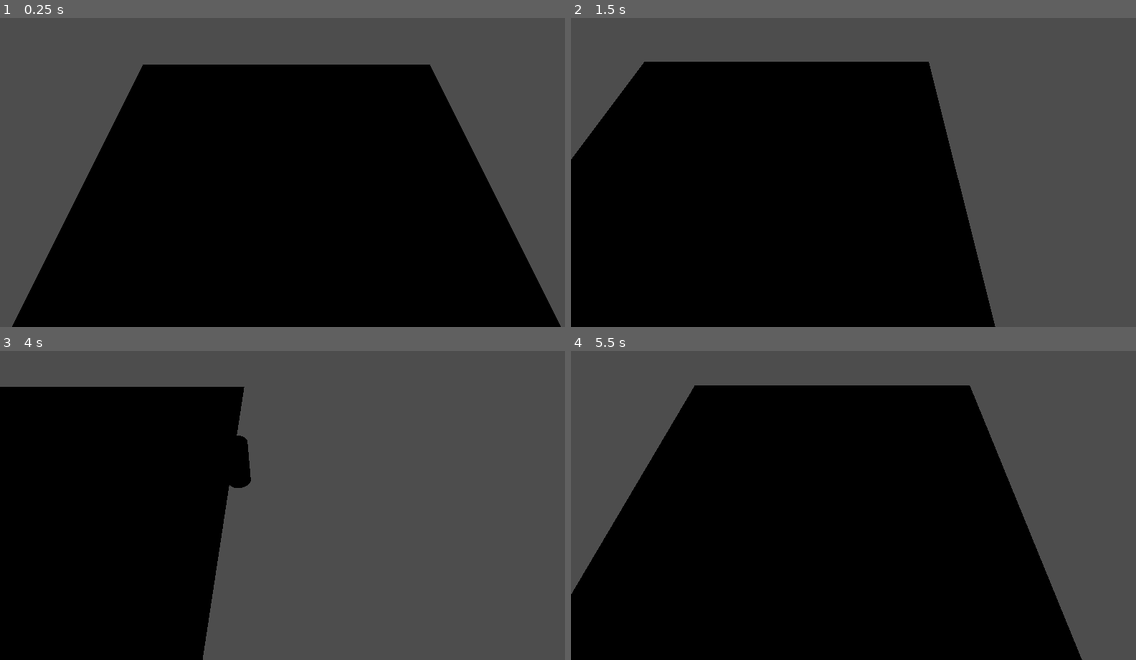
Above: before the commit, frames 1-4 (two rows, left to right).
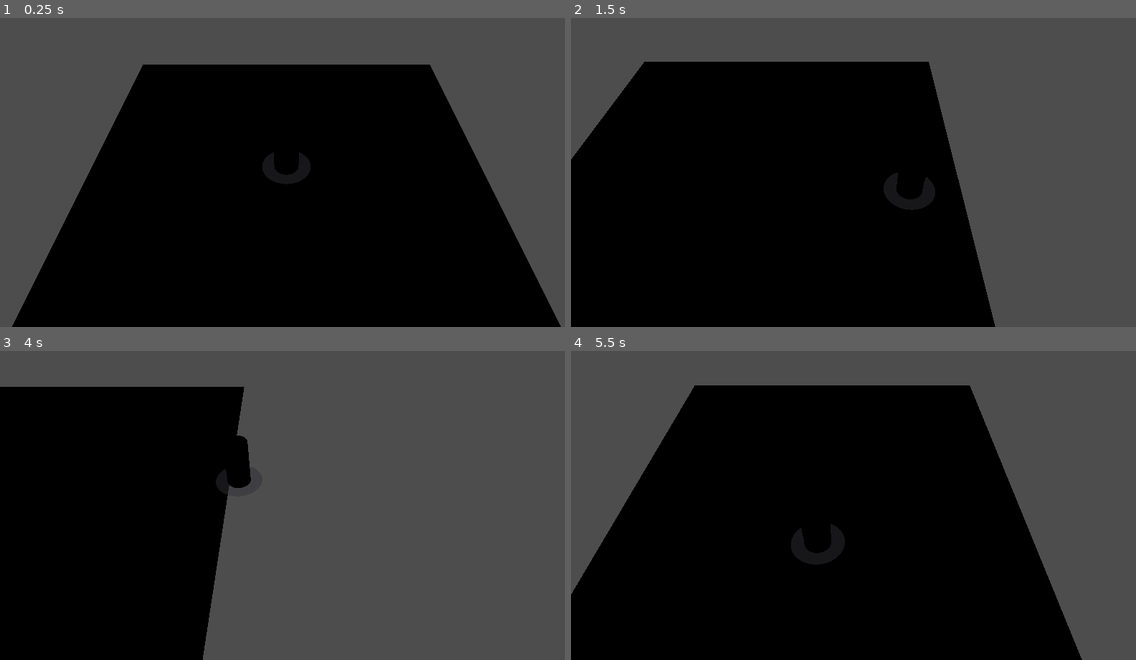
Above: after the commit, the same moments.

Repository: apocriva/foxglove
Game: Godot game, scene res://main.tscn
Same seed, same stepped clock (60 frames per second), same inputs: the game is played once before the commit and once after it.
Inputs:
- Up to frame 1 (0.25 s): no input
- Up to frame 2 (1.5 s): tap Enter at 0.5 s; hold D (foot_right) 0.53-1.28 s; hold S (foot_down) from 1.28 s (still down)
- Up to frame 3 (4 s): release S (foot_down) at 2.03 s; hold D (foot_right) 2.03-2.78 s; hold W (foot_up) 2.78-3.53 s; hold A (foot_left) from 3.53 s (still down)
- Up to frame 4 (5.5 s): release A (foot_left) at 5.03 s; hold S (foot_down) from 5.03 s (still down)

The runs differ from the first frame. In frame 1, 0.4% of the frame differs, in the area x 46-55%, y 43-54%; in frame 2, 0.5%; in frame 3, 0.1%; in frame 4, 0.6%, in the area x 38-49%, y 55-70%.

Commit message:
Lil guy has a blob shadow

Diff:
--- /dev/null
+++ b/Godot/Post/blob_shadow.tres
@@ -0,0 +1,93 @@
+[gd_resource type="VisualShader" load_steps=7 format=3 uid="uid://dvj0ymdisqcnu"]
+
+[sub_resource type="VisualShaderNodeColorParameter" id="VisualShaderNodeColorParameter_nqmja"]
+expanded_output_ports = [0]
+parameter_name = "color"
+default_value_enabled = true
+default_value = Color(0, 0, 0, 0.501961)
+
+[sub_resource type="VisualShaderNodeInput" id="VisualShaderNodeInput_ihlsu"]
+output_port_for_preview = 0
+input_name = "uv"
+
+[sub_resource type="VisualShaderNodeVectorOp" id="VisualShaderNodeVectorOp_jnmc2"]
+output_port_for_preview = 0
+default_input_values = [0, Vector2(0.5, 0.5), 1, Vector2(0.5, 0.5)]
+op_type = 0
+operator = 1
+
+[sub_resource type="VisualShaderNodeVectorLen" id="VisualShaderNodeVectorLen_0c8ex"]
+output_port_for_preview = 0
+default_input_values = [0, Vector2(0, 0)]
+op_type = 0
+
+[sub_resource type="VisualShaderNodeStep" id="VisualShaderNodeStep_pc45q"]
+output_port_for_preview = 0
+default_input_values = [0, 0.0, 1, 0.5]
+
+[sub_resource type="VisualShaderNodeVectorOp" id="VisualShaderNodeVectorOp_8dydi"]
+output_port_for_preview = 0
+operator = 2
+
+[resource]
+code = "shader_type spatial;
+render_mode blend_mul, depth_draw_always, cull_back, diffuse_lambert, specular_schlick_ggx, unshaded, shadows_disabled, alpha_to_coverage;
+
+uniform vec4 color : source_color = vec4(0.000000, 0.000000, 0.000000, 0.501961);
+
+
+
+void fragment() {
+// ColorParameter:2
+	vec4 n_out2p0 = color;
+	float n_out2p4 = n_out2p0.a;
+
+
+// Input:3
+	vec2 n_out3p0 = UV;
+
+
+// VectorOp:4
+	vec2 n_in4p1 = vec2(0.50000, 0.50000);
+	vec2 n_out4p0 = n_out3p0 - n_in4p1;
+
+
+// VectorLen:5
+	float n_out5p0 = length(n_out4p0);
+
+
+// Step:7
+	float n_in7p1 = 0.50000;
+	float n_out7p0 = step(n_out5p0, n_in7p1);
+
+
+// VectorOp:8
+	vec3 n_out8p0 = vec3(n_out2p4) * vec3(n_out7p0);
+
+
+// Output:0
+	ALBEDO = vec3(n_out2p0.xyz);
+	ALPHA = n_out8p0.x;
+
+
+}
+"
+graph_offset = Vector2(-621.536, -263.803)
+modes/blend = 3
+modes/depth_draw = 1
+flags/unshaded = true
+flags/shadows_disabled = true
+flags/alpha_to_coverage = true
+nodes/fragment/2/node = SubResource("VisualShaderNodeColorParameter_nqmja")
+nodes/fragment/2/position = Vector2(-180, -140)
+nodes/fragment/3/node = SubResource("VisualShaderNodeInput_ihlsu")
+nodes/fragment/3/position = Vector2(-820, 240)
+nodes/fragment/4/node = SubResource("VisualShaderNodeVectorOp_jnmc2")
+nodes/fragment/4/position = Vector2(-480, 240)
+nodes/fragment/5/node = SubResource("VisualShaderNodeVectorLen_0c8ex")
+nodes/fragment/5/position = Vector2(-280, 240)
+nodes/fragment/7/node = SubResource("VisualShaderNodeStep_pc45q")
+nodes/fragment/7/position = Vector2(-80, 240)
+nodes/fragment/8/node = SubResource("VisualShaderNodeVectorOp_8dydi")
+nodes/fragment/8/position = Vector2(140, 380)
+nodes/fragment/connections = PackedInt32Array(2, 0, 0, 0, 3, 0, 4, 0, 4, 0, 5, 0, 5, 0, 7, 0, 7, 0, 8, 1, 2, 4, 8, 0, 8, 0, 0, 1)
--- a/Godot/Post/main.tscn
+++ b/Godot/Post/main.tscn
@@ -1,8 +1,10 @@
-[gd_scene load_steps=10 format=3 uid="uid://dx371ad4n0l2q"]
+[gd_scene load_steps=14 format=3 uid="uid://dx371ad4n0l2q"]
 
 [ext_resource type="Script" path="res://player.gd" id="1_2j01e"]
 [ext_resource type="Shader" uid="uid://bjwfg3xv1fc7y" path="res://checker.tres" id="1_6ribe"]
 [ext_resource type="Material" uid="uid://33f336dtb587" path="res://unshaded_color_material.tres" id="2_10ogn"]
+[ext_resource type="Shader" uid="uid://dvj0ymdisqcnu" path="res://blob_shadow.tres" id="2_l4kjc"]
+[ext_resource type="Script" path="res://shadow.gd" id="2_rgw8a"]
 [ext_resource type="Script" path="res://game_camera.gd" id="2_ydqux"]
 
 [sub_resource type="ShaderMaterial" id="ShaderMaterial_yhwbg"]
@@ -25,6 +27,17 @@
 
 [sub_resource type="CylinderShape3D" id="CylinderShape3D_ke1ra"]
 height = 1.0
+
+[sub_resource type="ShaderMaterial" id="ShaderMaterial_g4jao"]
+render_priority = 0
+shader = ExtResource("2_l4kjc")
+shader_parameter/color = Color(0.192157, 0.192157, 0.219608, 0.47451)
+
+[sub_resource type="PlaneMesh" id="PlaneMesh_1lt77"]
+material = SubResource("ShaderMaterial_g4jao")
+size = Vector2(1, 1)
+subdivide_width = 4
+subdivide_depth = 4
 
 [node name="Node3D" type="Node"]
 
@@ -55,11 +68,21 @@
 transform = Transform3D(1, 0, 0, 0, 1, 0, 0, 0, 1, 0, 0.5, 0)
 shape = SubResource("CylinderShape3D_ke1ra")
 
+[node name="PlayerShadow" type="Node3D" parent="." node_paths=PackedStringArray("target")]
+script = ExtResource("2_rgw8a")
+target = NodePath("../Player")
+metadata/_edit_group_ = true
+
+[node name="MeshInstance3D" type="MeshInstance3D" parent="PlayerShadow"]
+transform = Transform3D(1, 0, 0, 0, 1, 0, 0, 0, 1, 0, 0.001, 0)
+mesh = SubResource("PlaneMesh_1lt77")
+
 [node name="CameraRoot" type="Node3D" parent="." node_paths=PackedStringArray("look_target")]
 transform = Transform3D(1, 0, 0, 0, 0.707107, 0.707107, 0, -0.707107, 0.707107, 0, 0, 0)
 script = ExtResource("2_ydqux")
 look_target = NodePath("../Player")
 lerp_strength = 2.0
+metadata/_edit_group_ = true
 
 [node name="Camera3D" type="Camera3D" parent="CameraRoot"]
 transform = Transform3D(1, 0, 0, 0, 1, 0, 0, 0, 1, 0, 0, 8)
--- a/Godot/Post/player.gd
+++ b/Godot/Post/player.gd
@@ -8,7 +8,7 @@
 func _ready():
 	_target_rotation = rotation_degrees.y
 
-func _process(_delta):
+func _physics_process(_delta):
 	var input_vector = Vector3.ZERO
 
 	if Input.is_action_pressed("foot_left"):
--- /dev/null
+++ b/Godot/Post/shadow.gd
@@ -0,0 +1,10 @@
+extends Node3D
+
+@export var target:Node3D
+
+func _physics_process(_delta):
+	if target == null:
+		return
+
+	global_position = target.global_position
+	global_position.y = 0
